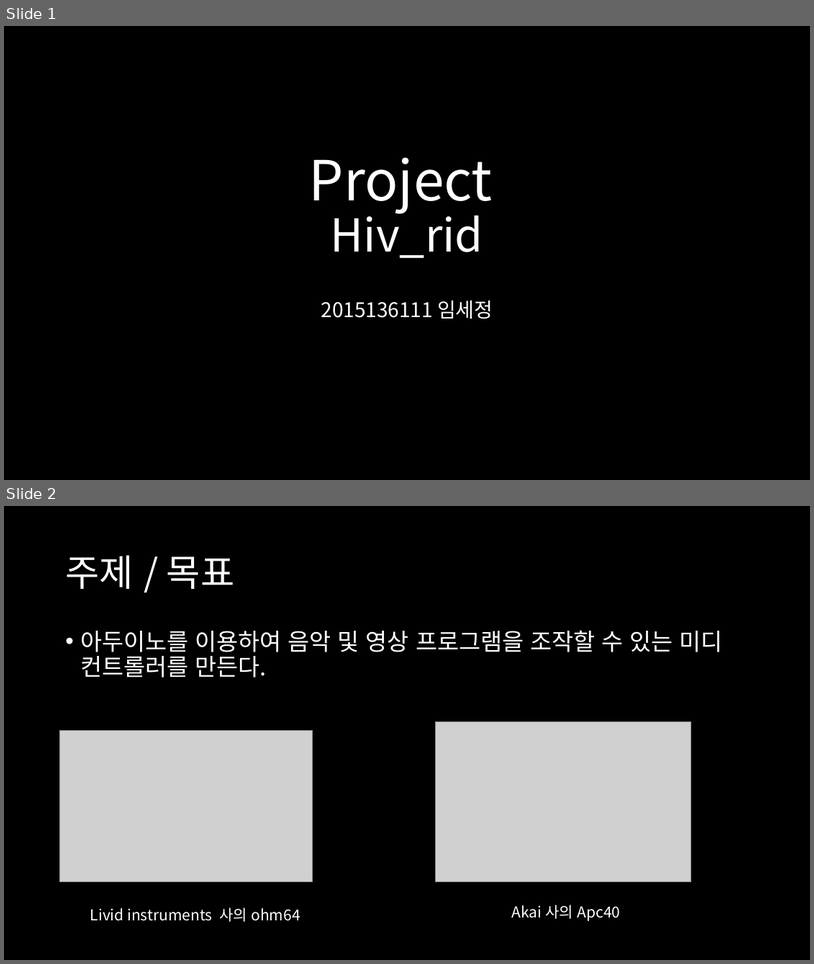
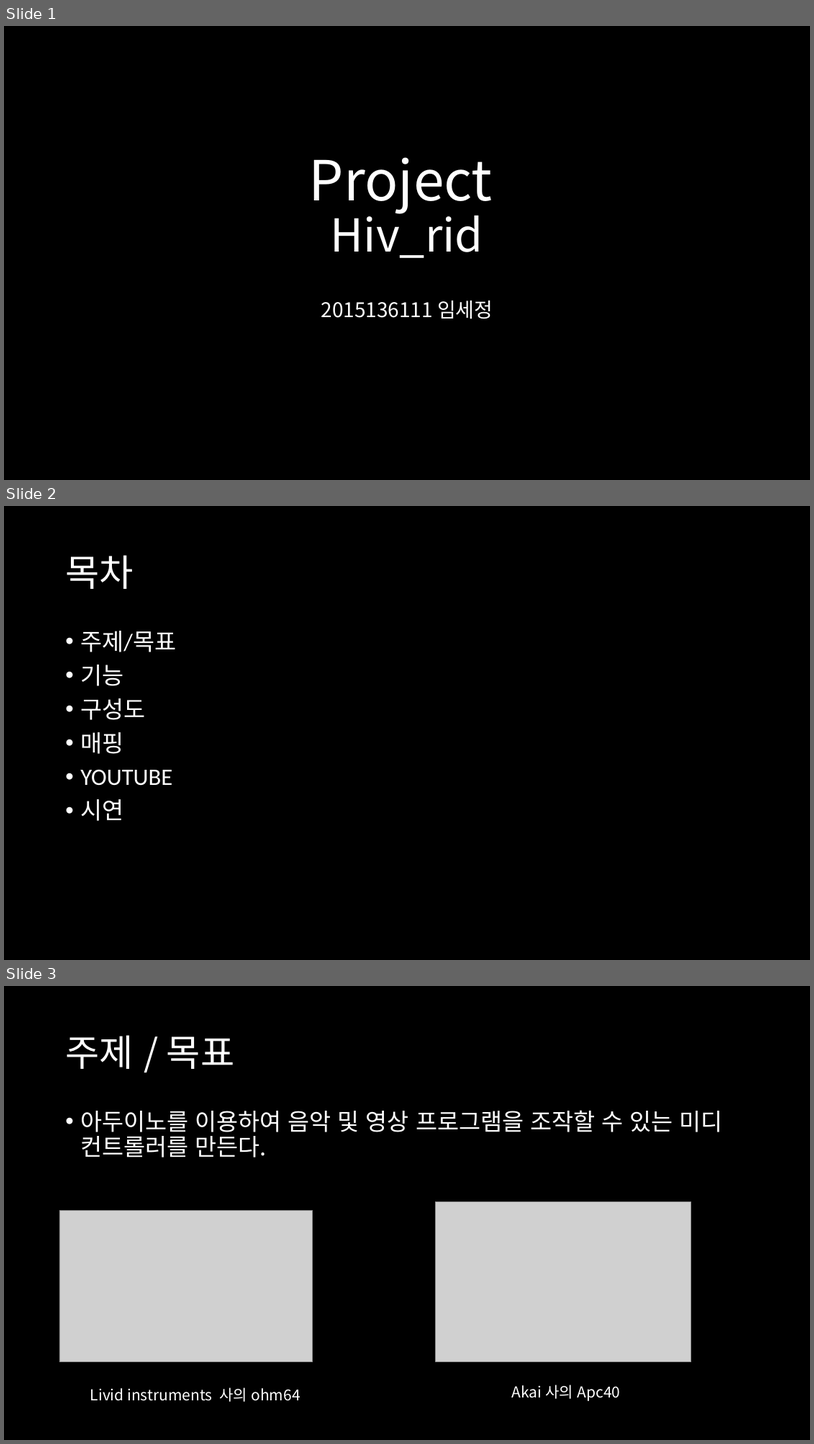
Before and after one commit to kutmicro/2015136111, a slide deck: Presentation_hivrid.pptx. Shown one above the other, each under a label of ours: slides 1 and 2 before the commit, slides 1, 2 and 3 after it. The pictures are 814x964 and 814x1444 pixels, drawn with LibreOffice and Linux fonts; fonts in the diff are those of the drawing; grey boxes stand for pictures. Boxes give left, top, right and bottom in pixels: in the first picture for what was removed or moved away, otherwise in the second. Text is boxed around its words. In the diff, an @@ line names an element or a change of style, - is before the commit and + after.

```diff
--- a/Presentation_hivrid.pptx
+++ b/Presentation_hivrid.pptx
@@ slide 2 added at (4,506,810,960), background #000000 @@
@@ title added at (65,555,133,589), 44 pt, text #FFFFFF @@
+목차
@@ text added at (80,631,176,821), 28 pt, text #FFFFFF @@
+• 주제/목표
+• 기능
+• 구성도
+• 매핑
+• YOUTUBE
+• 시연
@@ what was slide 2 is now slide 3 @@
```
Also in this commit, not shown: 1 other file.
